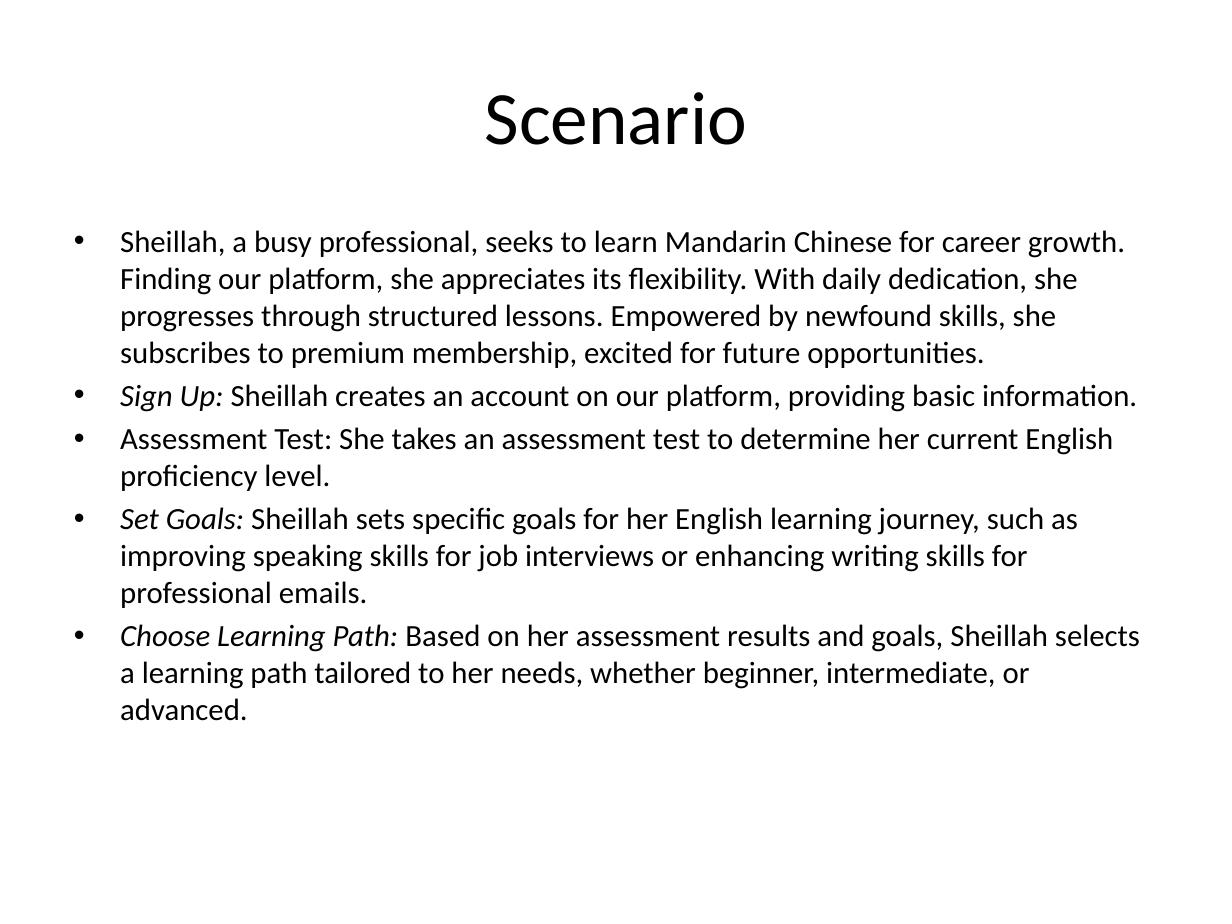
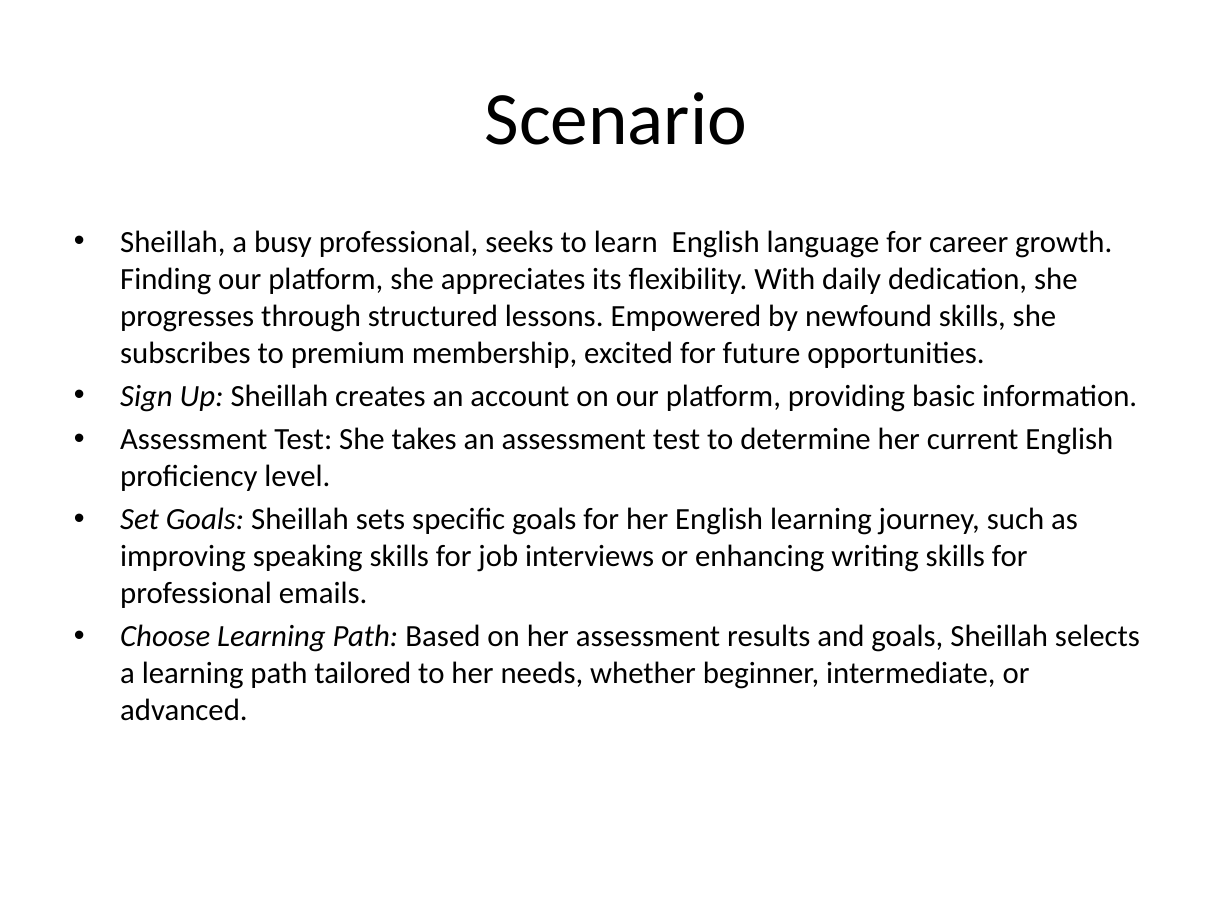
Before and after one commit to VictorMK22/PixelPioneers, a slide deck: slide 13 of Presentation1.pptx. Drawn at 1232x924 pixels with LibreOffice and Linux fonts; fonts in the diff are those of the drawing. Boxes give left, top, right and bottom in pixels: in the first picture for what was removed or moved away, otherwise in the second. Text is boxed around its words. In the diff, an @@ line names an element or a change of style, - is before the commit and + after.

Commit message:
Updated Powerpoint

```diff
--- a/Presentation1.pptx
+++ b/Presentation1.pptx
@@ text at (x1=120, y1=230, x2=1112, y2=368): text changed @@
-• Sheillah, a busy professional, seeks to learn Mandarin Chinese for career growth. Finding our platform, she appreciates its flexibility. With daily dedication, she progresses through structured lessons. Empowered by newfound skills, she subscribes to premium membership, excited for future opportunities.
+• Sheillah, a busy professional, seeks to learn English language for career growth. Finding our platform, she appreciates its flexibility. With daily dedication, she progresses through structured lessons. Empowered by newfound skills, she subscribes to premium membership, excited for future opportunities.
```
Also in this commit, not shown: 1 other file.
